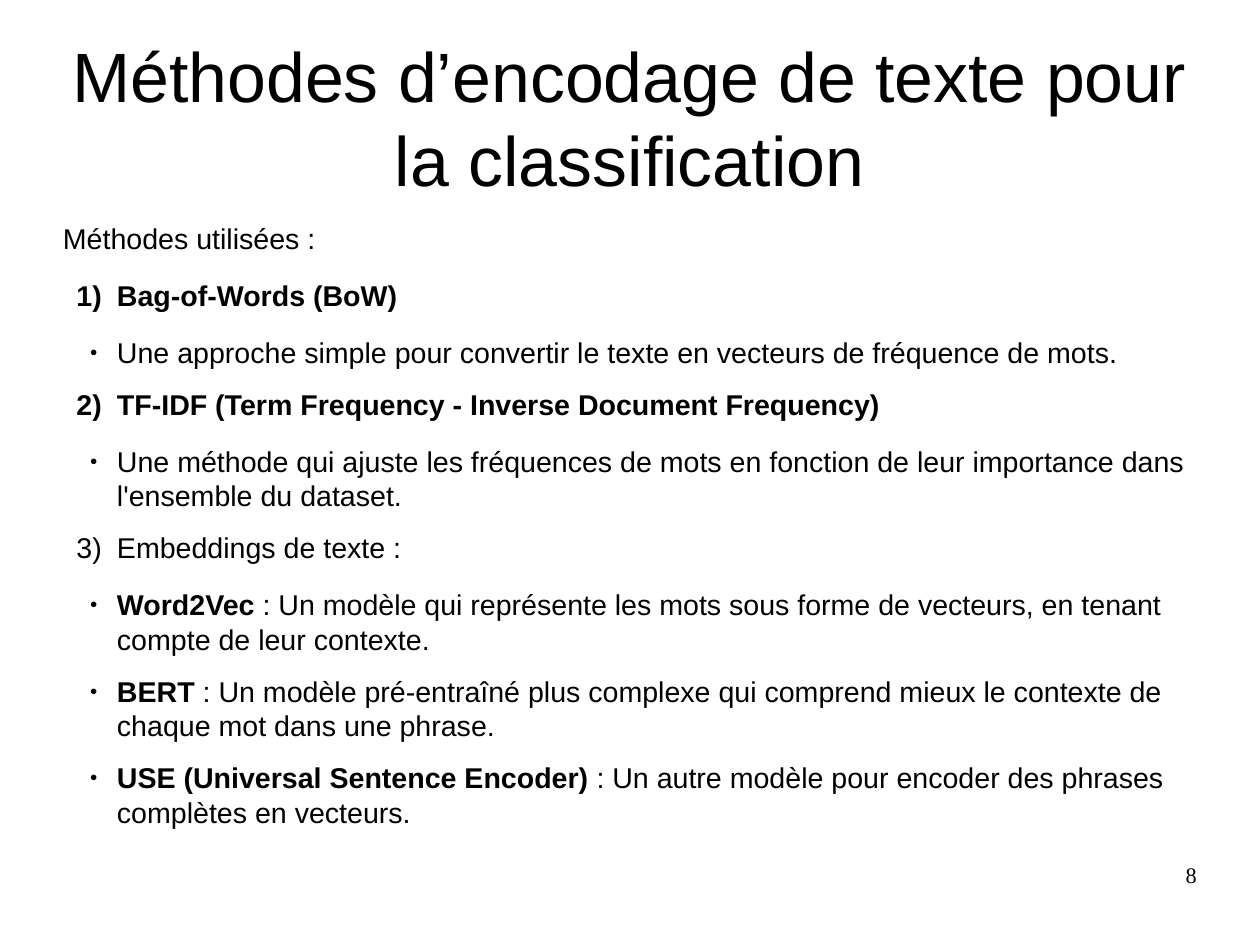
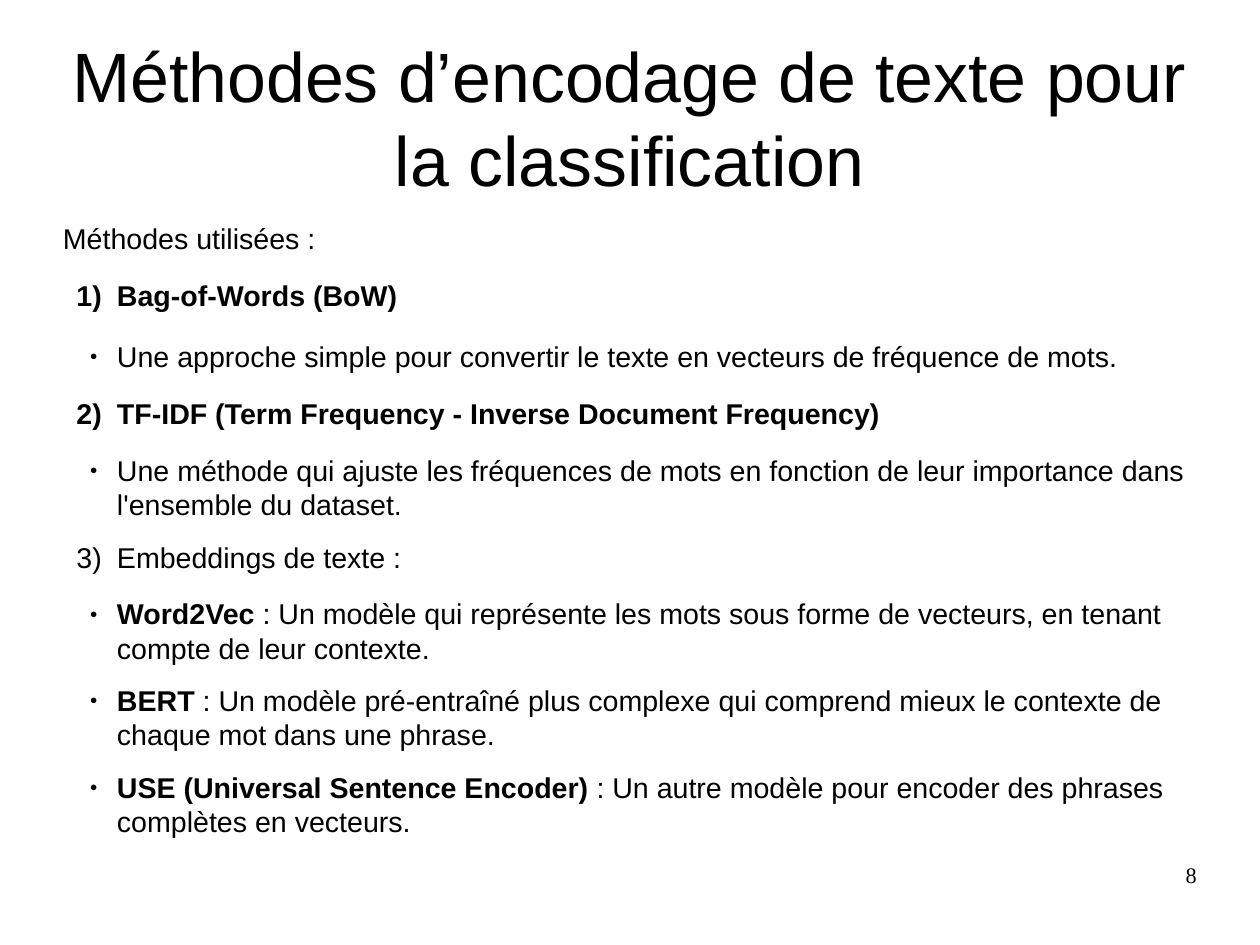
Before and after one commit to JohannaSole/classification-produits, a slide deck: slide 8 of Sole_Johanna_4_presentation_042025.odp. Drawn at 1260x945 pixels with LibreOffice and Linux fonts; fonts in the diff are those of the drawing. Boxes give left, top, right and bottom in pixels: in the first picture for what was removed or moved away, otherwise in the second. Text is boxed around its words. In the diff, an @@ line names an element or a change of style, - is before the commit and + after.

Commit message:
Dernières modifications - Ajout CNN simple

```diff
--- a/Sole_Johanna_4_presentation_042025.odp
+++ b/Sole_Johanna_4_presentation_042025.odp
@@ text at (x1=117, y1=346, x2=1117, y2=373): more space between paragraphs @@
```
Also in this commit, not shown: 5 other slides changed, 1 slide added, 1 slide removed, 5 other files.
